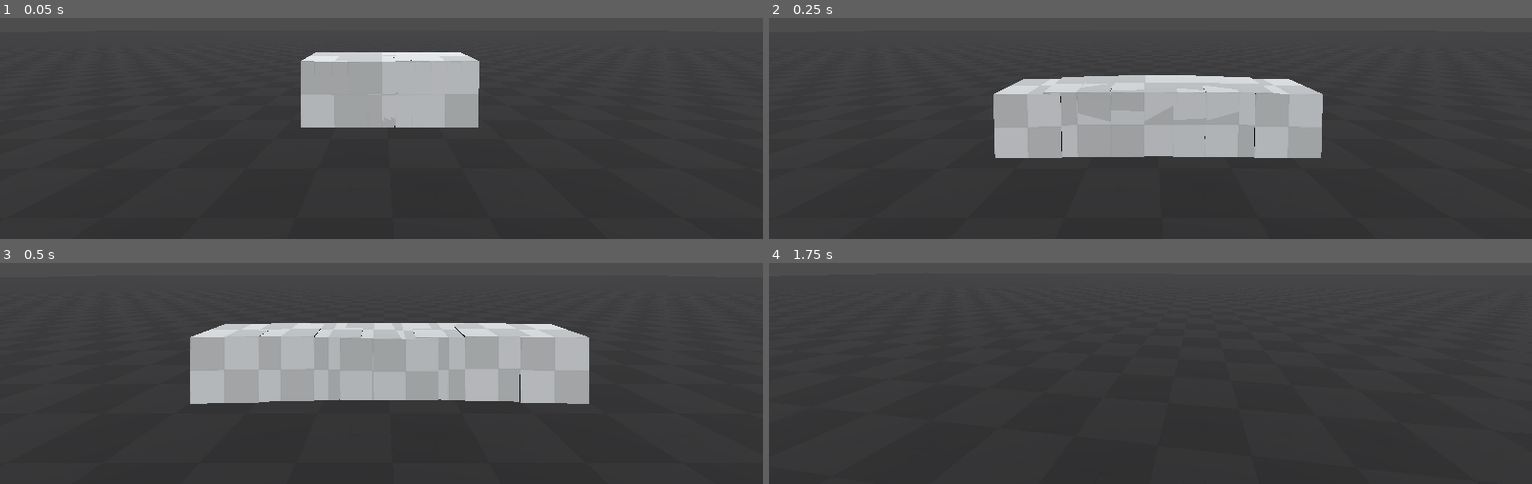
Above: before the commit, frames 1-4 (two rows, left to right).
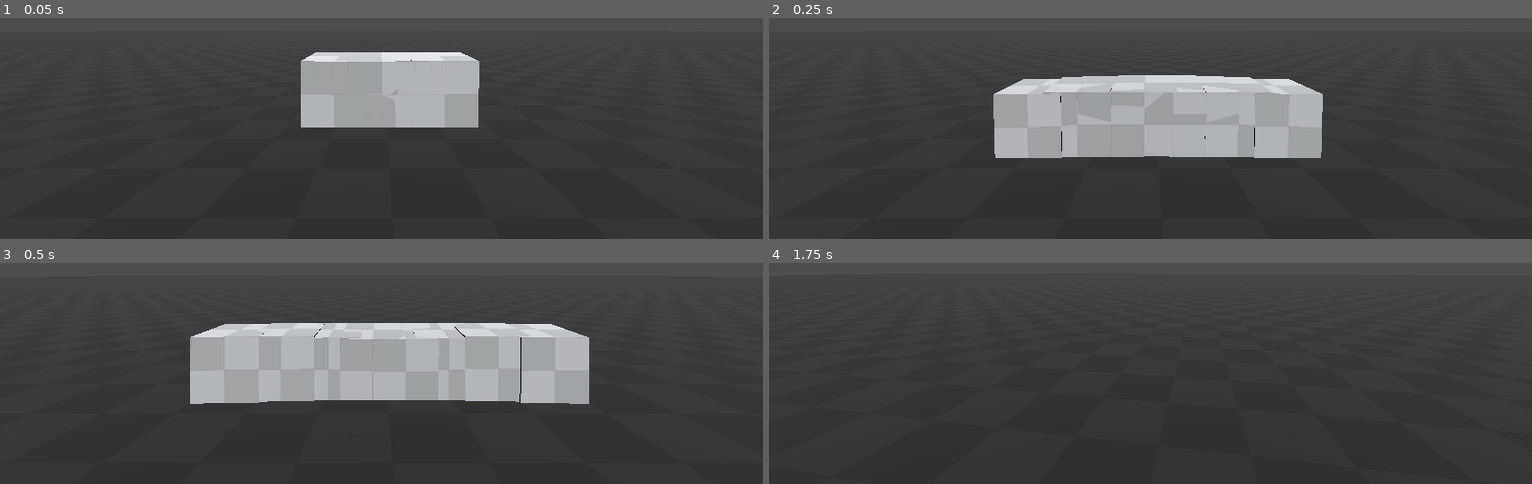
Above: after the commit, the same moments.

Repository: Hoang-debug/AIF-project
Game: Godot game, scene res://game.tscn
The game is run twice, just before and just after one commit, with the same random seed, the same clock (stepped at 60 frames per second) and the same inputs.
Inputs (mouse positions are in pixels of both pictures, inside the frame that each line leads up to):
- Up to frame 1 (0.05 s): no input
- Up to frame 2 (0.25 s): no input
- Up to frame 3 (0.5 s): no input
- Up to frame 4 (1.75 s): move the mouse to (1188, 267) at 0.52 s; hold W (move_forward) from 0.53 s (still down); tap E (interact) at 0.6, 1.55 s; tap Space (jump) at 0.77, 1.52 s; click (1188, 267) at 0.8 s; tap Enter at 1.25 s; move the mouse to (1112, 271) at 1.27 s; click (1112, 271) at 1.35 s

The runs differ from the first frame. In frame 1, less than 0.1% of the frame differs, in the area x 50-52%, y 16-50%; in frame 2, less than 0.1%; in frame 3, 0.1%, in the area x 26-77%, y 27-64%; in frame 4, nothing differs.

Commit message:
Add push and grab and throw

Diff:
--- a/game.tscn
+++ b/game.tscn
@@ -46,6 +46,8 @@
 transform = Transform3D(1, 0, 0, 0, 1, 0, 0, 0, 1, 0, 0, -2.3831344)
 collision_layer = 2
 collision_mask = 2
+mass = 10.0
+angular_damp = 2.0
 script = ExtResource("4_ryrav")
 
 [node name="MeshInstance3D" type="MeshInstance3D" parent="Boxes/Box" unique_id=841165255]
@@ -55,6 +57,8 @@
 transform = Transform3D(1, 0, 0, 0, 1, 0, 0, 0, 1, 0, 0, -2.3831344)
 collision_layer = 2
 collision_mask = 2
+mass = 10.0
+angular_damp = 2.0
 script = ExtResource("4_ryrav")
 
 [node name="MeshInstance3D" type="MeshInstance3D" parent="Boxes/Box2" unique_id=1060207664]
@@ -64,6 +68,8 @@
 transform = Transform3D(1, 0, 0, 0, 1, 0, 0, 0, 1, 0, 0, -2.3831344)
 collision_layer = 2
 collision_mask = 2
+mass = 10.0
+angular_damp = 2.0
 script = ExtResource("4_ryrav")
 
 [node name="MeshInstance3D" type="MeshInstance3D" parent="Boxes/Box3" unique_id=829423235]
@@ -73,6 +79,8 @@
 transform = Transform3D(1, 0, 0, 0, 1, 0, 0, 0, 1, 0, 0, -2.3831344)
 collision_layer = 2
 collision_mask = 2
+mass = 10.0
+angular_damp = 2.0
 script = ExtResource("4_ryrav")
 
 [node name="MeshInstance3D" type="MeshInstance3D" parent="Boxes/Box4" unique_id=1030827614]
@@ -82,6 +90,8 @@
 transform = Transform3D(1, 0, 0, 0, 1, 0, 0, 0, 1, 0, 0, -2.3831344)
 collision_layer = 2
 collision_mask = 2
+mass = 10.0
+angular_damp = 2.0
 script = ExtResource("4_ryrav")
 
 [node name="MeshInstance3D" type="MeshInstance3D" parent="Boxes/Box5" unique_id=194998955]
@@ -91,6 +101,8 @@
 transform = Transform3D(1, 0, 0, 0, 1, 0, 0, 0, 1, 0, 0, -2.3831344)
 collision_layer = 2
 collision_mask = 2
+mass = 10.0
+angular_damp = 2.0
 script = ExtResource("4_ryrav")
 
 [node name="MeshInstance3D" type="MeshInstance3D" parent="Boxes/Box6" unique_id=1724836642]
@@ -100,6 +112,8 @@
 transform = Transform3D(1, 0, 0, 0, 1, 0, 0, 0, 1, 0, 0, -2.3831344)
 collision_layer = 2
 collision_mask = 2
+mass = 10.0
+angular_damp = 2.0
 script = ExtResource("4_ryrav")
 
 [node name="MeshInstance3D" type="MeshInstance3D" parent="Boxes/Box7" unique_id=1933709907]
@@ -109,6 +123,8 @@
 transform = Transform3D(1, 0, 0, 0, 1, 0, 0, 0, 1, 0, 0, -2.3831344)
 collision_layer = 2
 collision_mask = 2
+mass = 10.0
+angular_damp = 2.0
 script = ExtResource("4_ryrav")
 
 [node name="MeshInstance3D" type="MeshInstance3D" parent="Boxes/Box8" unique_id=420890110]
--- a/player.gd
+++ b/player.gd
@@ -7,32 +7,33 @@
 
 # Camera setting
 @export_category("Camera")
+@onready var camera = $Camera3D
 @export var mouse_sensitivity := 0.003
 var camera_rotation := 0.0
 var mouse_captured := true
 
+# Object
+@export_group("Holding Objects")
+@export var throwForce = 7.5
+@export var followSpeed = 5.0
+@export var followDistance = 2.5
+@export var maxDistanceFromCamera = 5.0
+@export var dropBelowPlayer = false
+@export var groundRay: RayCast3D # Only needed if dropBelowPlayer is true
+
+# Ray
+@onready var interactRay = $Camera3D/InteractRay
+var heldObject: RigidBody3D
+
 func _ready() -> void:
 	Input.set_mouse_mode(Input.MOUSE_MODE_CAPTURED)
 
-func _unhandled_input(event: InputEvent) -> void:
-	if Input.is_action_just_pressed("paused"):
-		mouse_captured = !mouse_captured
-		Input.set_mouse_mode(
-			Input.MOUSE_MODE_CAPTURED if mouse_captured else Input.MOUSE_MODE_VISIBLE
-		)
-
-	if !mouse_captured:
-		return
-
-	if event is InputEventMouseMotion:
-		rotate_y(-event.relative.x * mouse_sensitivity)
-		camera_rotation -= event.relative.y * mouse_sensitivity
-		camera_rotation = clamp(camera_rotation, deg_to_rad(-90), deg_to_rad(90))
-		$Camera3D.rotation.x = camera_rotation
 
 func _physics_process(delta: float) -> void:
 	if !mouse_captured:
 		return
+
+	handle_holding_objects()
 
 	if not is_on_floor():
 		velocity += get_gravity() * delta
@@ -52,6 +53,69 @@
 	move_and_slide()
 
 
+func _unhandled_input(event: InputEvent) -> void:
+	if Input.is_action_just_pressed("paused"):
+		mouse_captured = !mouse_captured
+		Input.set_mouse_mode(
+			Input.MOUSE_MODE_CAPTURED if mouse_captured else Input.MOUSE_MODE_VISIBLE
+		)
+
+	if !mouse_captured:
+		return
+
+	if event is InputEventMouseMotion:
+		rotate_y(-event.relative.x * mouse_sensitivity)
+		camera_rotation -= event.relative.y * mouse_sensitivity
+		camera_rotation = clamp(camera_rotation, deg_to_rad(-90), deg_to_rad(90))
+		camera.rotation.x = camera_rotation
+
+# Handle Object
+func set_held_object(body):
+	if body and body.is_in_group("grabable"):
+		if body is RigidBody3D:
+			heldObject = body
+			heldObject.sleeping = false
+
+func drop_held_object():
+	heldObject = null
+
+func throw_held_object():
+	var obj = heldObject
+	drop_held_object()
+	obj.apply_central_impulse(-camera.global_basis.z * throwForce * 10)
+
+func handle_holding_objects():
+	# Throwing Objects
+	if Input.is_action_just_pressed("throw"):
+		if heldObject != null: throw_held_object()
+
+	# Dropping / Grabbing Objects
+	if Input.is_action_just_pressed("interact"):
+		if heldObject != null:
+			drop_held_object()
+		elif interactRay.is_colliding():
+			var body = interactRay.get_collider()
+
+			if body.is_in_group("grabable"):
+				set_held_object(body)
+			elif body.get_parent() and body.get_parent().is_in_group("grabable"):
+				set_held_object(body.get_parent())
+
+	# Object Following
+	if heldObject != null:
+		var targetPos = camera.global_transform.origin + (camera.global_basis * Vector3(0, 0, -followDistance)) # 2.5 units in front of camera
+		var objectPos = heldObject.global_transform.origin # Held object position
+		heldObject.linear_velocity = (targetPos - objectPos) * followSpeed # Our desired position
+
+		# Drop the object if it's too far away from the camera
+		if heldObject.global_position.distance_to(camera.global_position) > maxDistanceFromCamera:
+			drop_held_object()
+
+		# Drop the object if the player is standing on it (must enable dropBelowPlayer and set a groundRay/RayCast3D below the player)
+		if dropBelowPlayer && groundRay.is_colliding():
+			if groundRay.get_collider() == heldObject: drop_held_object()
+
+# Handle collision
 func _on_area_3d_body_entered(body: Node3D) -> void:
 	if body.is_in_group("grabable"):
 		set_collision_layer(1)
--- a/player.tscn
+++ b/player.tscn
@@ -19,6 +19,8 @@
 [node name="Player" type="CharacterBody3D" unique_id=1309774714]
 collision_layer = 3
 script = ExtResource("1_4flbx")
+followSpeed = 10.0
+followDistance = 1.0
 
 [node name="MeshInstance3D" type="MeshInstance3D" parent="." unique_id=941639294]
 mesh = SubResource("CapsuleMesh_i3pqv")
@@ -28,7 +30,9 @@
 
 [node name="Camera3D" type="Camera3D" parent="." unique_id=1560975720]
 
-[node name="RayCast3D" type="RayCast3D" parent="Camera3D" unique_id=733835103]
+[node name="InteractRay" type="RayCast3D" parent="Camera3D" unique_id=733835103]
+target_position = Vector3(0, 0, -2.5)
+collision_mask = 3
 
 [node name="Area3D" type="Area3D" parent="." unique_id=254559279]
 collision_layer = 3
@@ -38,5 +42,10 @@
 transform = Transform3D(1, 0, 0, 0, 1, 0, 0, 0, 1, 0, -0.6, 0)
 shape = SubResource("CapsuleShape3D_i3pqv")
 
+[node name="GroundRay" type="RayCast3D" parent="." unique_id=158759446]
+transform = Transform3D(1, 0, 0, 0, 1, 0, 0, 0, 1, 0, -1, 0)
+target_position = Vector3(0, -0.1, 0)
+collision_mask = 3
+
 [connection signal="body_entered" from="Area3D" to="." method="_on_area_3d_body_entered"]
 [connection signal="body_exited" from="Area3D" to="." method="_on_area_3d_body_exited"]
--- a/project.godot
+++ b/project.godot
@@ -57,6 +57,11 @@
 "events": [Object(InputEventKey,"resource_local_to_scene":false,"resource_name":"","device":-1,"window_id":0,"alt_press …(195 unchanged characters)…
 ]
 }
+throw={
+"deadzone": 0.2,
+"events": [Object(InputEventMouseButton,"resource_local_to_scene":false,"resource_name":"","device":-1,"window_id":0,"alt_pressed":false,"shift_pressed":false,"ctrl_pressed":false,"meta_pressed":false,"button_mask":0,"position":Vector2(0, 0),"global_position":Vector2(0, 0),"factor":1.0,"button_index":1,"canceled":false,"pressed":false,"double_click":false,"script":null)
+]
+}
 
 [physics]
 
